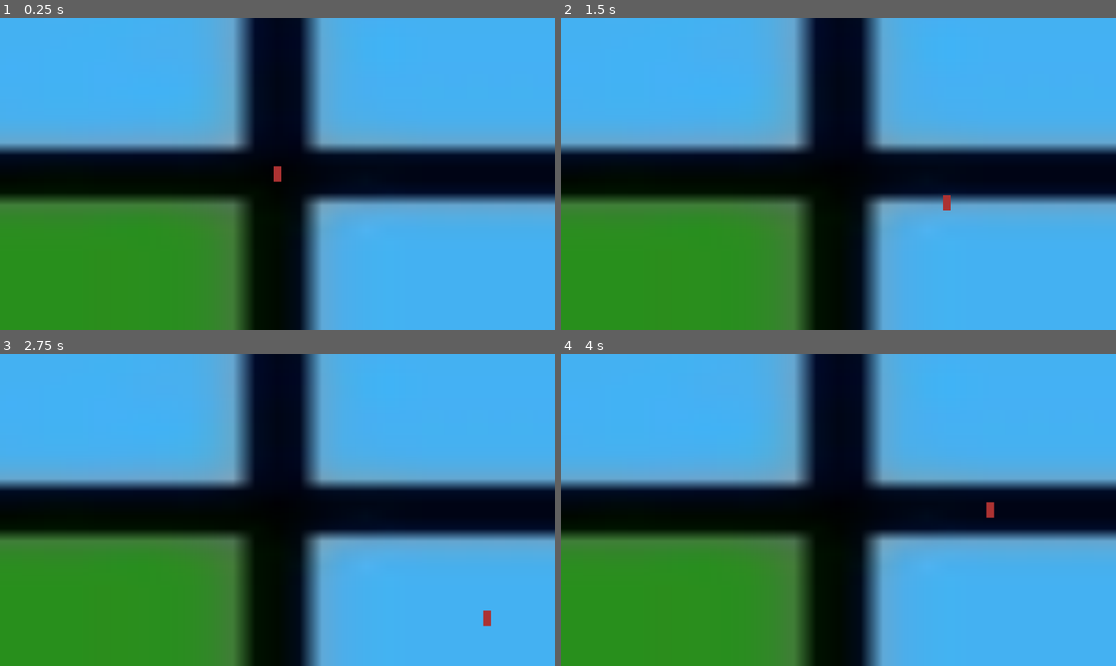
Above: before the commit, frames 1-4 (two rows, left to right).
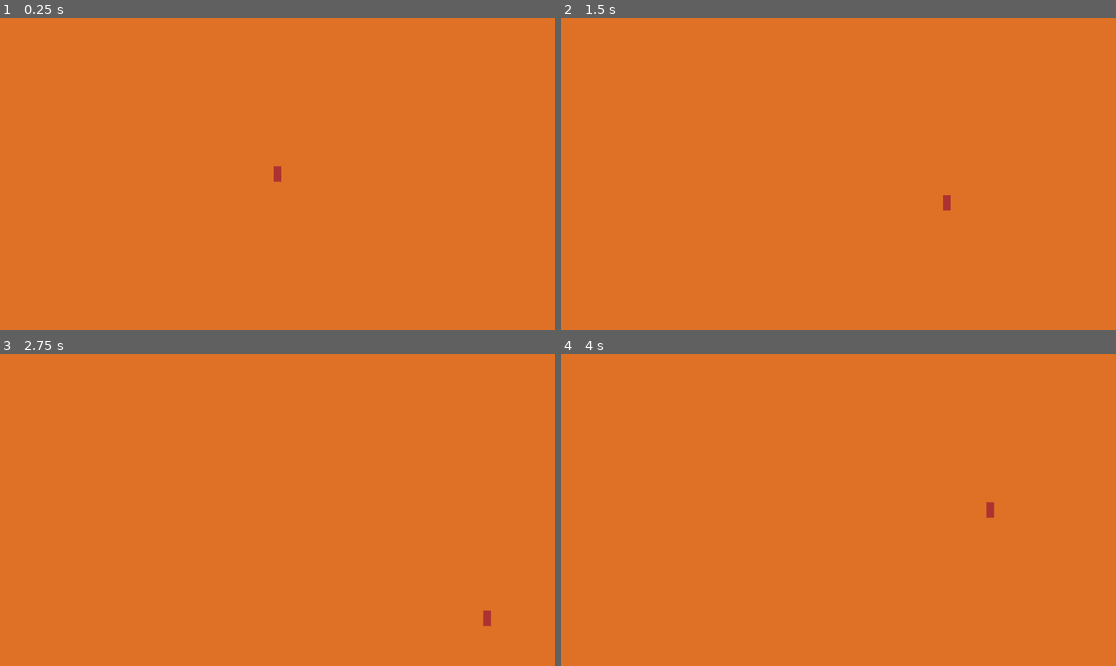
Above: after the commit, the same moments.

Repository: VillerotJustin/Crash_Robots
Game: Godot game, scene res://World/world.tscn
The game is run twice, just before and just after one commit, with the same random seed, the same clock (stepped at 60 frames per second) and the same inputs.
Inputs:
- Up to frame 1 (0.25 s): no input
- Up to frame 2 (1.5 s): tap Enter at 0.5 s; hold D (move_right) 0.53-1.28 s; hold S (move_down) from 1.28 s (still down)
- Up to frame 3 (2.75 s): release S (move_down) at 2.03 s; hold D (move_right) from 2.03 s (still down)
- Up to frame 4 (4 s): tap Space at 2.75 s; release D (move_right) at 2.78 s; hold W (move_up) 2.78-3.53 s; hold A (move_left) from 3.53 s (still down)

The runs differ from the first frame. In frame 1, 100% of the frame differs, in the area x 0-100%, y 0-100%; in frame 2, 100%; in frame 3, 100%; in frame 4, 100%.

Commit message:
Merge oospy

Diff:
--- a/World/world.tscn
+++ b/World/world.tscn
@@ -1,15 +1,16 @@
-[gd_scene load_steps=7 format=3 uid="uid://dikmmdqpc2pql"]
+[gd_scene load_steps=11 format=3 uid="uid://dikmmdqpc2pql"]
 
 [ext_resource type="Script" uid="uid://bygd5eyxn4m2y" path="res://World/world.gd" id="1_8a836"]
-[ext_resource type="Texture2D" uid="uid://dsup845k8e38t" path="res://Tuiles.png" id="2_3f78f"]
+[ext_resource type="Texture2D" uid="uid://bgaqqu0i1e04t" path="res://World/Assets/Placeholder_1.png" id="2_3f78f"]
 [ext_resource type="PackedScene" uid="uid://bmwupovosbo67" path="res://Player/player.tscn" id="3_3f78f"]
 [ext_resource type="PackedScene" uid="uid://cvyscull2tdmy" path="res://Camera/camera.tscn" id="3_j8job"]
 [ext_resource type="Texture2D" uid="uid://bsdn1guaoclhf" path="res://World/Assets/Placeholder_2.png" id="3_k8do8"]
 [ext_resource type="Texture2D" uid="uid://sn15b1dvm2nn" path="res://World/Assets/Placeholder_4.png" id="3_yf0ba"]
 [ext_resource type="Texture2D" uid="uid://bgqwkpcyytd38" path="res://World/Assets/Placeholder_3.png" id="4_eidgh"]
+[ext_resource type="Texture2D" uid="uid://dsup845k8e38t" path="res://Tuiles.png" id="6_eidgh"]
 
 [sub_resource type="TileSetAtlasSource" id="TileSetAtlasSource_k8do8"]
-texture = ExtResource("2_3f78f")
+texture = ExtResource("6_eidgh")
 margins = Vector2i(4, 4)
 separation = Vector2i(4, 4)
 texture_region_size = Vector2i(120, 120)
@@ -73,11 +74,6 @@
 
 [node name="BG_Test_Root" type="Node2D" parent="Environment"]
 z_index = -1
-[node name="TileMapLayer" type="TileMapLayer" parent="Environment"]
-tile_set = SubResource("TileSet_bkhv4")
-
-[node name="Camera" parent="." instance=ExtResource("3_j8job")]
-position = Vector2(575, 325)
 
 [node name="BG_Test" type="Sprite2D" parent="Environment/BG_Test_Root"]
 position = Vector2(576, 324)
@@ -124,6 +120,9 @@
 scale = Vector2(46.080006, 25.92)
 texture = ExtResource("3_k8do8")
 
+[node name="TileMapLayer" type="TileMapLayer" parent="Environment"]
+tile_set = SubResource("TileSet_bkhv4")
+
 [node name="Camera" parent="." instance=ExtResource("3_j8job")]
 position = Vector2(576, 324)
 
